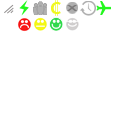
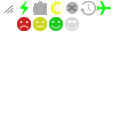
Layers edited between the first and the second 128 × 128 image:
renamed "veryhigh" to "very high", painted on it over (x1=65, y1=17, x2=79, y2=31)
painted on "low" over (x1=17, y1=17, x2=32, y2=32)
painted on "medium" over (x1=33, y1=17, x2=47, y2=31)
painted on "high" over (x1=49, y1=17, x2=63, y2=31)
